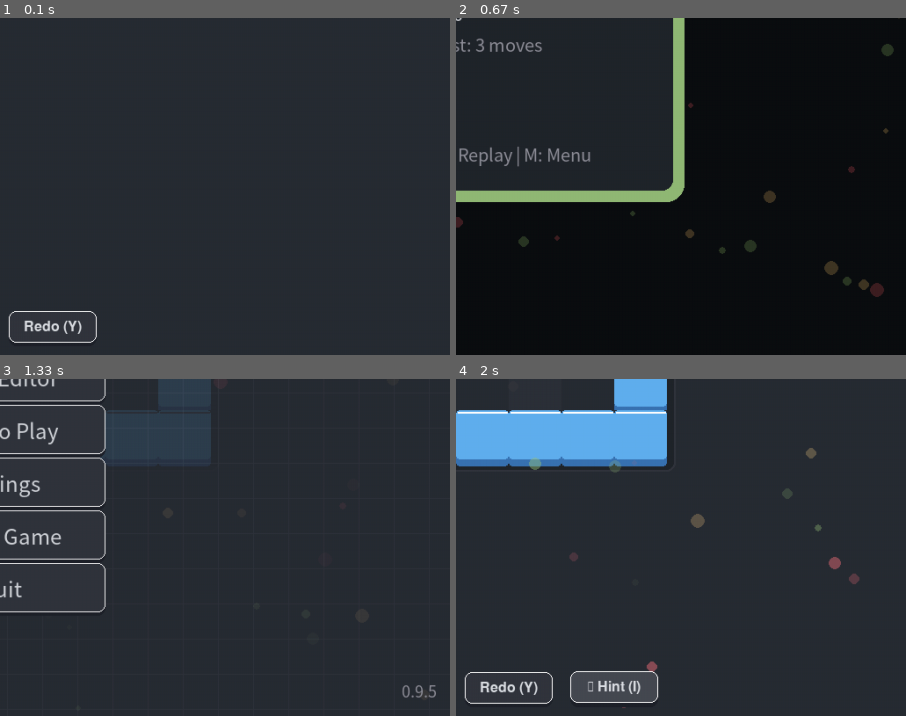
Above: before the commit, frames 1-4 (two rows, left to right).
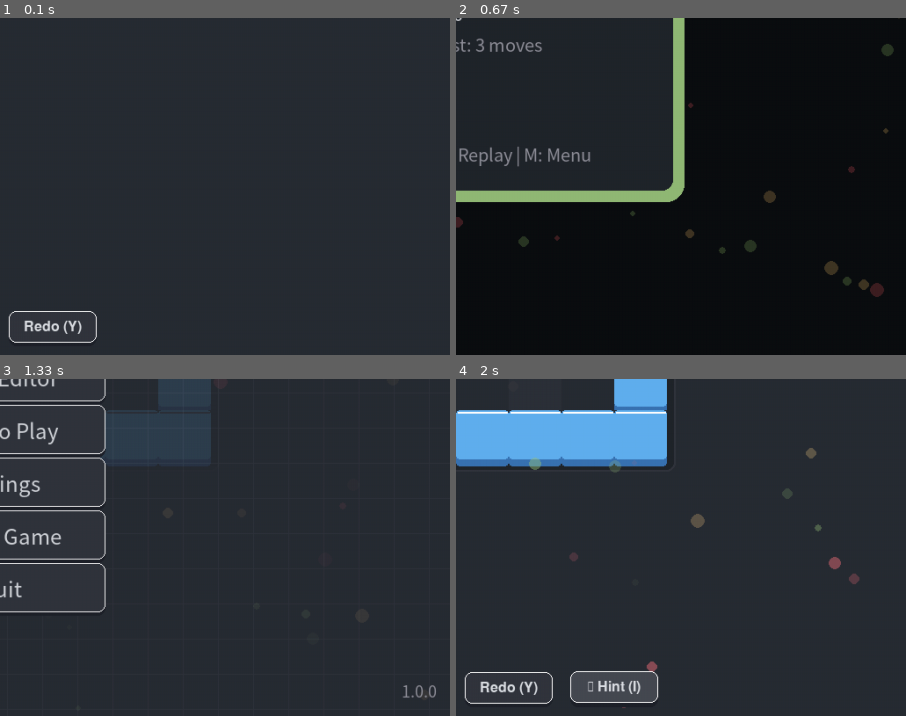
Above: after the commit, the same moments.

Repository: YI-TING-EE13/Pushbox-Pygame
Game: pygame game, started from main.py
The game is run twice, just before and just after one commit, with the same random seed, the same clock (stepped at 60 frames per second) and the same inputs.
Inputs:
- Up to frame 1 (0.1 s): no input
- Up to frame 2 (0.67 s): hold Right from 0.33 s (still down)
- Up to frame 3 (1.33 s): release Right at 0.8 s; tap 3 at 0.88 s; click "Start Game" at 1.27 s
- Up to frame 4 (2 s): tap 4 at 1.55 s; click "💡 Hint (I)" at 1.93 s
The pictures show only the part of the screen within x 50-100%, y 50-100%; the shares and areas given below are measured in that part.

Frames 1-2 are identical in both runs. In frame 3, less than 0.1% of the frame differs, in the area x 89-97%, y 90-95%; in frame 4, nothing differs.

Commit message:
chore: prepare v1.0.0 release

Diff:
--- a/pyproject.toml
+++ b/pyproject.toml
@@ -1,6 +1,6 @@
 [project]
 name = "pushbox-pygame"
-version = "0.9.5"
+version = "1.0.0"
 description = "A Python/Pygame Sokoban game with built-in levels, custom level editor, undo/redo, progress saving, and documented testing workflows."
 readme = "README.md"
 requires-python = ">=3.9"
--- a/scripts/build_windows.py
+++ b/scripts/build_windows.py
@@ -19,7 +19,7 @@
 
 # Package settings
 APP_NAME = "Pushbox-Pygame"
-VERSION = "0.9.5"
+VERSION = "1.0.0"
 ZIP_NAME = f"{APP_NAME}-v{VERSION}-windows-x64.zip"
 
 
--- a/src/pushbox/__init__.py
+++ b/src/pushbox/__init__.py
@@ -1,4 +1,4 @@
 """PushBox - A modern Sokoban puzzle game."""
 
-__version__ = "0.9.5"
+__version__ = "1.0.0"
 __author__ = "PushBox Team"
--- a/src/pushbox/utils/constants.py
+++ b/src/pushbox/utils/constants.py
@@ -7,7 +7,7 @@
 ColorWithAlpha = tuple[int, int, int, int]
 ColorLike = Union[Color, ColorWithAlpha]
 
-APP_VERSION = "0.9.5"
+APP_VERSION = "1.0.0"
 
 
 class CellType(IntEnum):
Not shown, changed: README.md
Not shown, changed: AGENTS.md
Not shown, changed: DEVELOPMENT.md
Not shown, changed: RELEASE_NOTES.md
Not shown, changed: uv.lock
